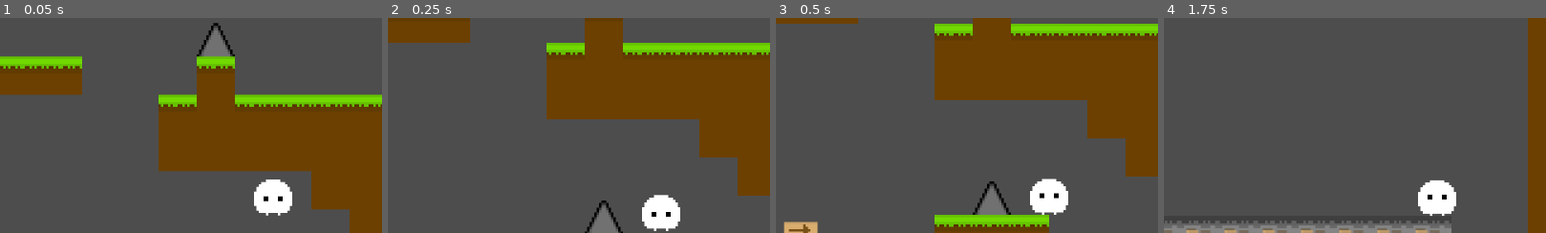
Above: before the commit, frames 1-4 (left to right).
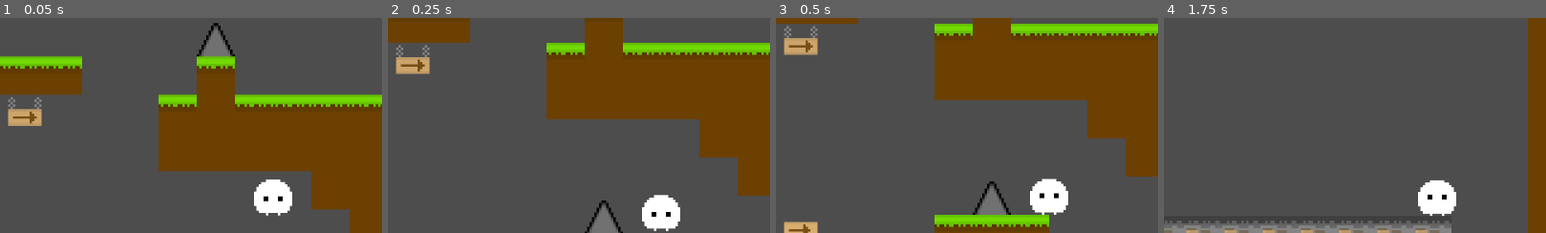
Above: after the commit, the same moments.

Repository: Shadow-Switch/Shadow-Switch
Game: Godot game, scene res://scenes/game.tscn
Two runs of this game, one before a commit and one after it. Both use one fixed random seed, a clock stepped at 60 frames per second and the inputs below.
Inputs (mouse positions are % of the whole screen's width and height, from its top left):
- Up to frame 1 (0.05 s): no input
- Up to frame 2 (0.25 s): no input
- Up to frame 3 (0.5 s): no input
- Up to frame 4 (1.75 s): tap Enter (ui_accept) at 0.5 s; move the mouse to (72, 45) at 0.52 s; hold D (move_right) 0.53-1.25 s; tap Shift (switch_dimension) at 0.6 s; click (72, 45) at 0.67 s; tap W (jump) at 0.77 s; drag from (30, 55) to (45, 70) at 1.27 s
The pictures show only the part of the screen within x 14-64%, y 9-59%; the shares and areas given below are measured in that part.

The runs differ from the first frame. In frame 1, 0.8% of the frame differs, in the area x 2-11%, y 36-51%; in frame 2, 0.8%, in the area x 2-11%, y 12-27%; in frame 3, 0.8%; in frame 4, nothing differs.

Commit message:
맵 데모 업뎃

Diff:
--- a/scenes/levels/1.tscn
+++ b/scenes/levels/1.tscn
@@ -7,7 +7,7 @@
 script = ExtResource("1_ie7v7")
 
 [node name="Real_Layer" type="TileMapLayer" parent="." unique_id=1530670149]
-tile_map_data = PackedByteArray("AAAEAAkAAwAAAAAAAAAFAAkAAwA …(1424 unchanged characters)… BAAEAAAAIAAcAAwABAAEAAAADAAgAAwAAAAIAAAA=")
+tile_map_data = PackedByteArray("AAAEAAkAAwAAAAAAAAAFAAkAAwA …(1424 unchanged characters)… BAAEAAAAIAAcAAwABAAEAAAADAAgAAwAAAAIAAAADAAMAAwABAAIAAAA=")
 tile_set = ExtResource("2_le1x0")
 
 [node name="Shadow_Layer" type="TileMapLayer" parent="." unique_id=546830500]
